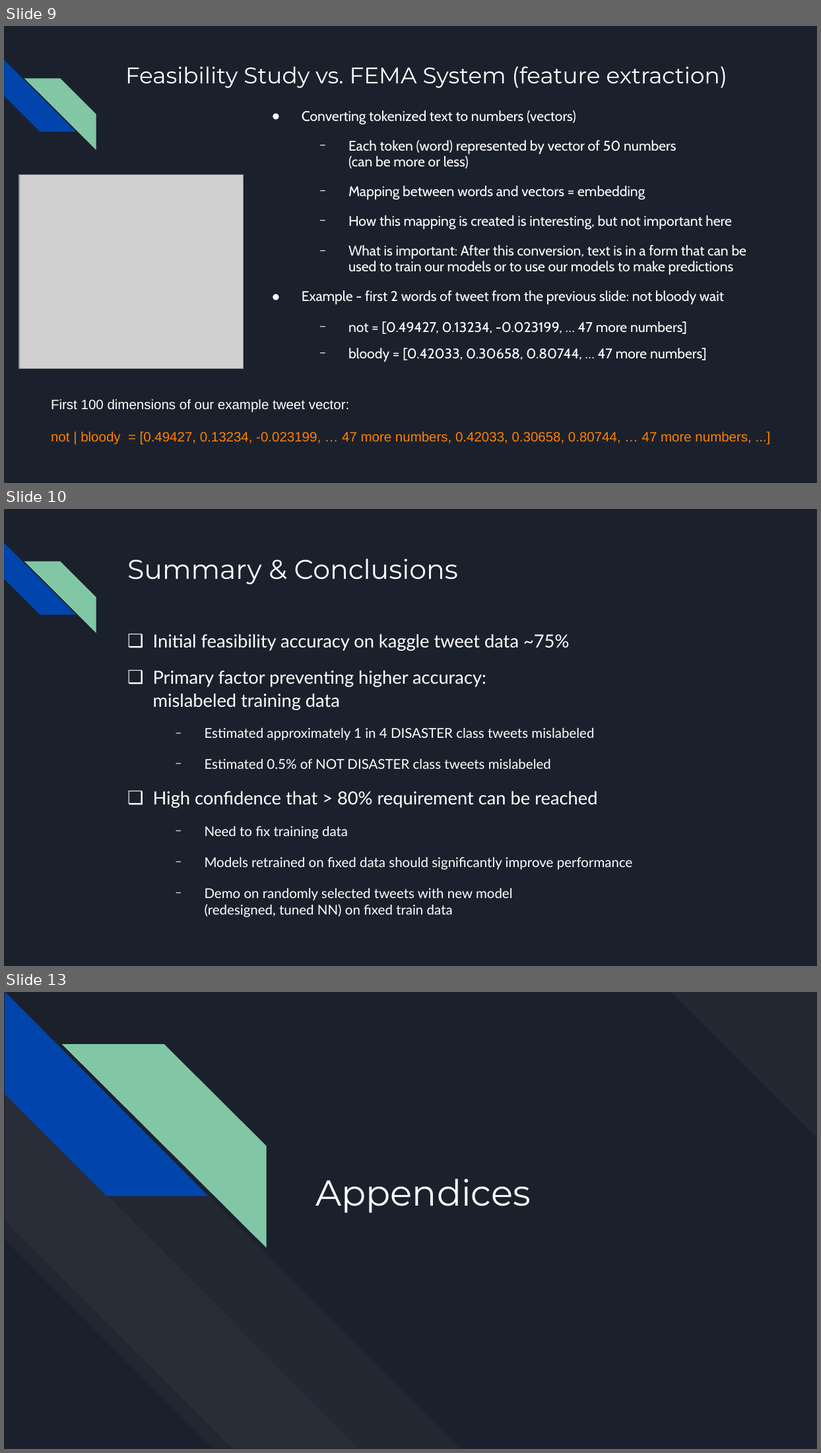
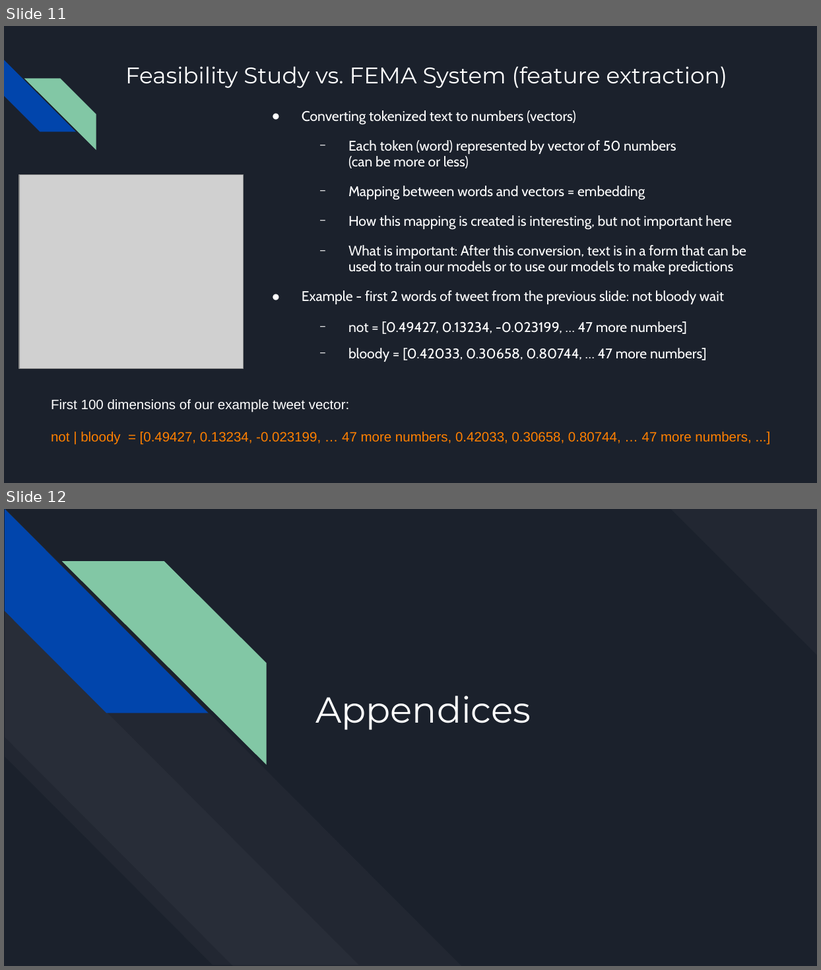
Before and after one commit to MichaelSzczepaniak/WordEmbeddings, a slide deck: word_embeddings_30min.odp. Shown one above the other, each under a label of ours: slides 9, 10 and 13 before the commit, slides 11 and 12 after it; the slides between them are not shown. The pictures are 821x1453 and 821x970 pixels, drawn with LibreOffice and Linux fonts; fonts in the diff are those of the drawing; grey boxes stand for pictures. Boxes give left, top, right and bottom in pixels: in the first picture for what was removed or moved away, otherwise in the second. Text is boxed around its words. In the diff, an @@ line names an element or a change of style, - is before the commit and + after.

```diff
--- a/word_embeddings_30min.odp
+++ b/word_embeddings_30min.odp
@@ slide 10 removed at [4,509,817,966], background #1B212C; not listed: 2 template elements that a slide beside it also shows @@
@@ title removed at [127,559,458,584] @@
-Summary & Conclusions
@@ text removed at [153,634,633,918] @@
-❑ Initial feasibility accuracy on kaggle tweet data ~75%
-❑ Primary factor preventing higher accuracy:
-  mislabeled training data
-  − Estimated approximately 1 in 4 DISASTER class tweets mislabeled
-  − Estimated 0.5% of NOT DISASTER class tweets mislabeled
-❑ High confidence that > 80% requirement can be reached
-  − Need to fix training data
-  − Models retrained on fixed data should significantly improve performance
-  − Demo on randomly selected tweets with new model
-    (redesigned, tuned NN) on fixed train data
@@ what was slide 9 is now slide 11 @@
@@ what was slide 13 is now slide 12 @@
```
Also in this commit, not shown: 5 slides changed, 5 slides added, 5 other slides removed.
